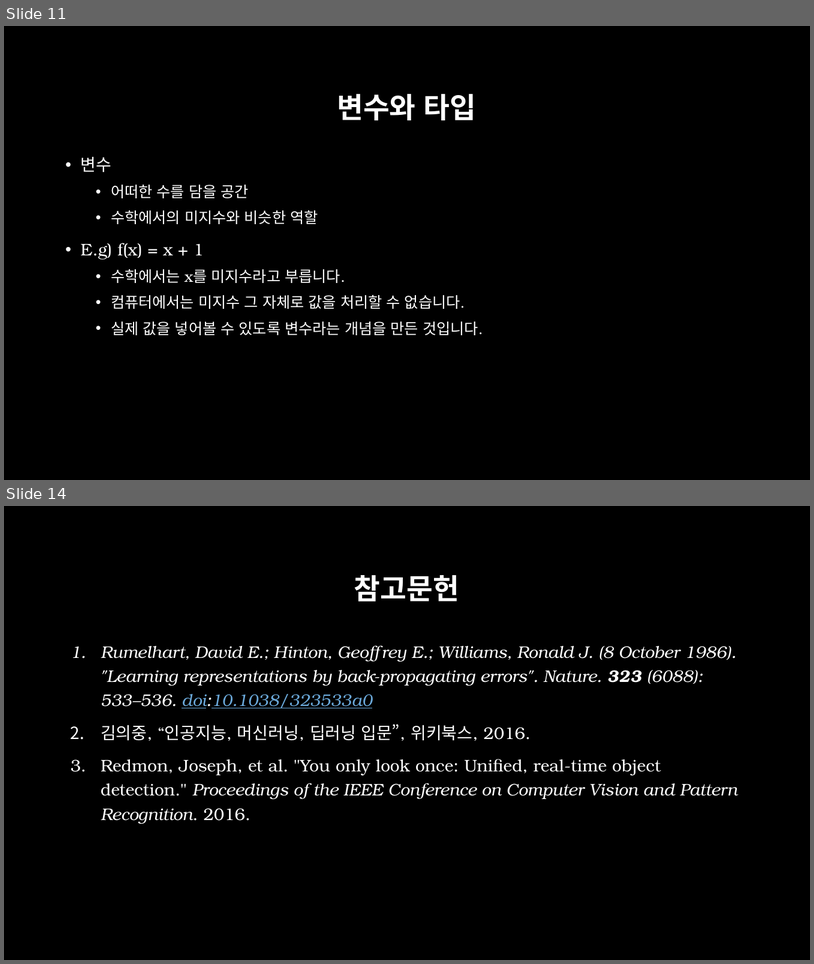
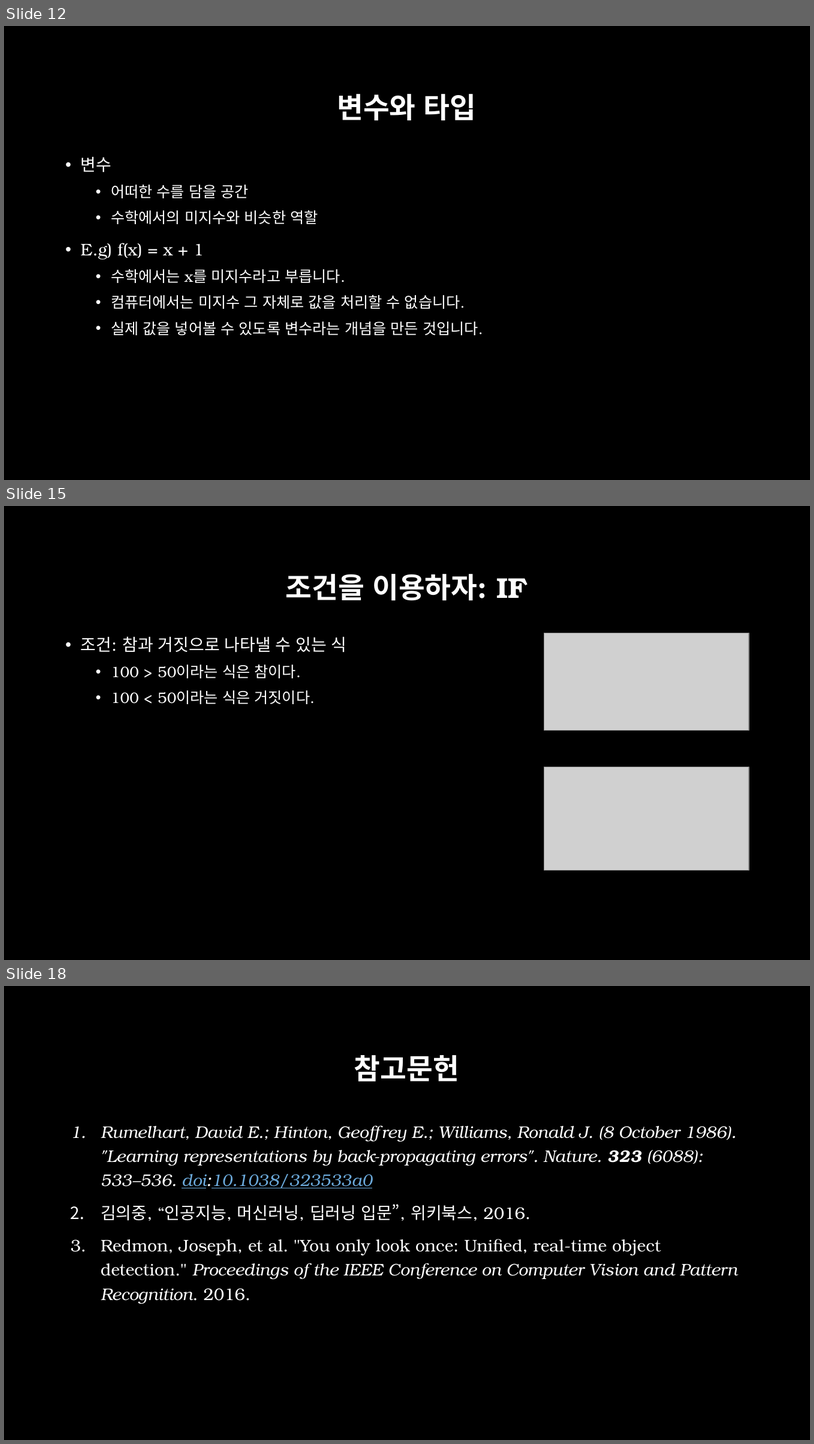
Before and after one commit to across0406/2017-GNU-Science-Camp-of-Computer-Science, a slide deck: ppt/2. 실습환경 및 Python 기초.pptx. Shown one above the other, each under a label of ours: slides 11 and 14 before the commit, slides 12, 15 and 18 after it; the slides between them are not shown. The pictures are 814x964 and 814x1444 pixels, drawn with LibreOffice and Linux fonts; fonts in the diff are those of the drawing; grey boxes stand for pictures; background and template pictures are left out. Boxes give left, top, right and bottom in pixels: in the first picture for what was removed or moved away, otherwise in the second. Text is boxed around its words. In the diff, an @@ line names an element or a change of style, - is before the commit and + after.

```diff
--- a/ppt/2. 실습환경 및 Python 기초.pptx
+++ b/ppt/2. 실습환경 및 Python 기초.pptx
@@ slide 15 added at (4, 506, 810, 960), background picture (left out) @@
@@ title added at (286, 574, 528, 601), 34 pt, text #FFFFFF, bold @@
+조건을 이용하자: IF
@@ text added at (81, 636, 347, 704), 18 pt, text #FFFFFF @@
+• 조건: 참과 거짓으로 나타낼 수 있는 식
+  • 100 > 50이라는 식은 참이다.
+  • 100 < 50이라는 식은 거짓이다.
@@ picture added at (545, 633, 749, 730) @@
@@ picture added at (545, 767, 749, 870) @@
@@ what was slide 11 is now slide 12 @@
@@ what was slide 14 is now slide 18 @@
```
Also in this commit, not shown: 5 slides changed, 3 other slides added, 5 other files.
